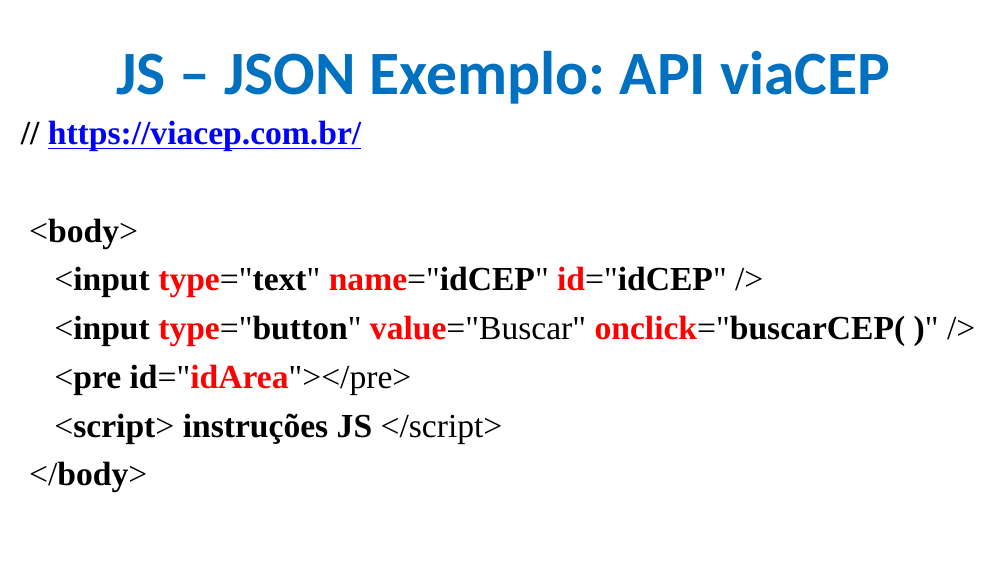
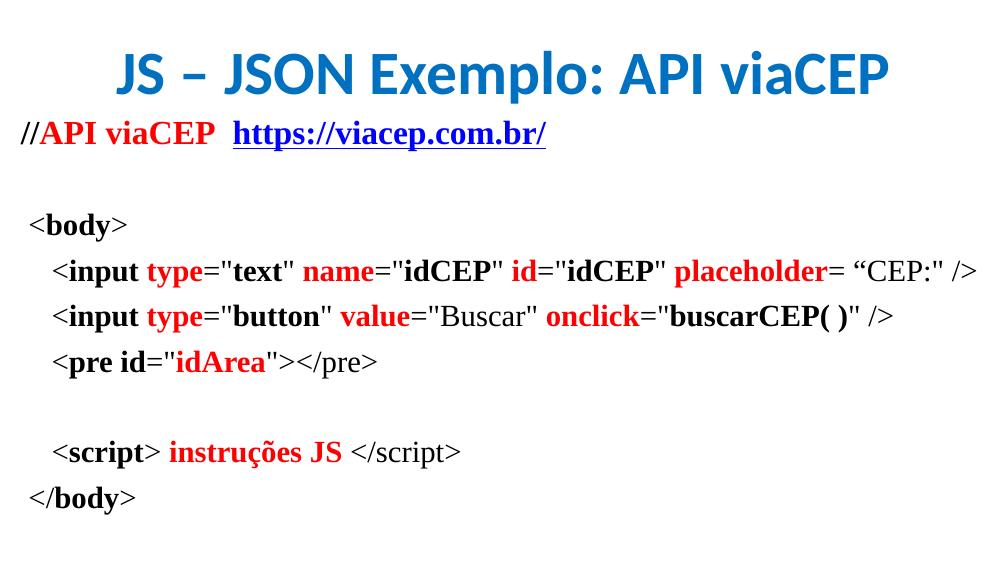
Before and after one commit to CloudEducationBrazil/WydenDesenvolvimentoWebPHP, a slide deck: slide 33 of 01 Classes/Aula 10 Desenvolvimento Web PHP - JS.pptx. Drawn at 1008x567 pixels with LibreOffice and Linux fonts; fonts in the diff are those of the drawing; background and template pictures are left out. Boxes give left, top, right and bottom in pixels: in the first picture for what was removed or moved away, otherwise in the second. Text is boxed around its words. In the diff, an @@ line names an element or a change of style, - is before the commit and + after.

```diff
--- a/01 Classes/Aula 10 Desenvolvimento Web PHP - JS.pptx
+++ b/01 Classes/Aula 10 Desenvolvimento Web PHP - JS.pptx
@@ text at [21, 120, 546, 151]: text changed @@
-// https://viacep.com.br/
+//API viaCEP https://viacep.com.br/
@@ text at [28, 213, 830, 514]: size 24 to 22 pt in "<body>", "<input type="button" value="Buscar" onclick="buscarCEP( )" / ...", "<pre id="idArea"></pre>", "<script> instruções JS </script>" and 1 more places; text colour #000000 to #FF0000 in "instruções JS" @@
@@ text at [52, 259, 944, 287]: text changed; size 24 to 22 pt @@
-<input type="text" name="idCEP" id="idCEP" />
+<input type="text" name="idCEP" id="idCEP" placeholder= “CEP:" />
```
Also in this commit, not shown: 2 other slides changed.
